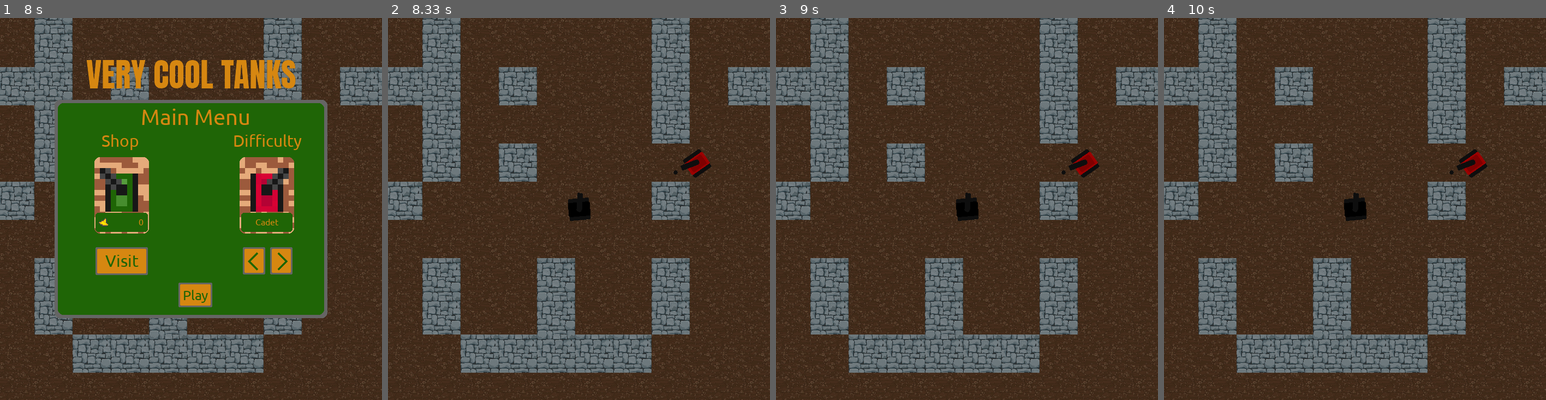
Above: before the commit, frames 1-4 (left to right).
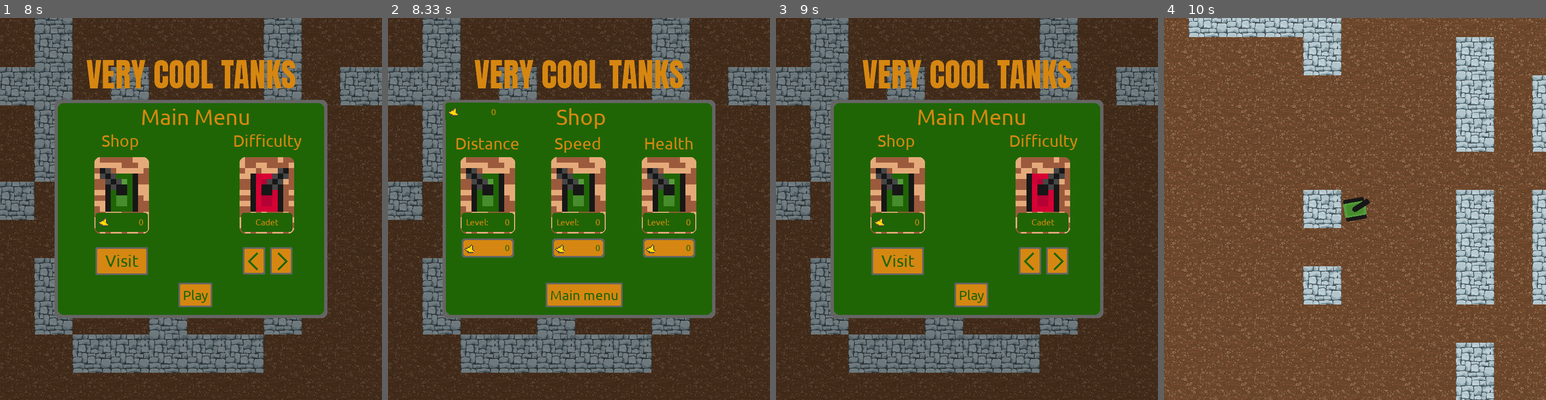
Above: after the commit, the same moments.

Repository: Camleaf/ICS3U
Game: pygame game, started from U3/main.py
The game is run twice, just before and just after one commit, with the same random seed, the same clock (stepped at 60 frames per second) and the same inputs.
Inputs (mouse positions are in pixels of both pictures, inside the frame that each line leads up to):
- Up to frame 1 (8 s): click (191, 289) at 0.38 s; click (194, 293) at 0.72 s; hold D 1-1.47 s; move the mouse to (313, 197) at 1.03 s; hold W 1.5-1.8 s; move the mouse to (99, 212) at 1.53 s; hold D 1.83-2.3 s; move the mouse to (229, 293) at 1.87 s; hold A 2.33-2.87 s; move the mouse to (72, 296) at 2.37 s; hold S 2.9-3.2 s; move the mouse to (248, 75) at 2.93 s; hold A 3.23-3.63 s; move the mouse to (332, 342) at 3.27 s; hold W 3.67-4.03 s; move the mouse to (236, 243) at 3.7 s; hold D 4.07-4.7 s; move the mouse to (198, 79) at 4.1 s; click (194, 293) at 5.18 s; click (282, 262) at 5.52 s; click (290, 270) at 5.85 s; click (252, 262) at 6.68 s
- Up to frame 2 (8.33 s): click (510, 262) at 8.02 s
- Up to frame 3 (9 s): click (970, 293) at 8.35 s
- Up to frame 4 (10 s): click (1358, 293) at 9.18 s; hold A 9.47-9.93 s; move the mouse to (1435, 159) at 9.5 s; hold D from 9.97 s (still down)

Frame 1 is identical in both runs. In frame 2, 43% of the frame differs, in the area x 14-86%, y 11-79%; in frame 3, 43%; in frame 4, 93%, in the area x 0-100%, y 0-100%.

Commit message:
start on shop NOT FUNCTIONAL YET

Diff:
--- a/U3/utils/menu/frames.py
+++ b/U3/utils/menu/frames.py
@@ -125,6 +125,17 @@
     window.pack(image, (173,255), ID="ShopImage")
 
     label = mu.Label(window,
+                    "0",
+                    text_centre='right',
+                    width=80,
+                    text_size=16,
+                    text_color=LIGHT_ORANGE,
+                    border_width=0,
+                    background_color=VERY_DARK_PICKLE_GREEN
+    )
+    window.pack(label, (175,357), ID="GoldNum")
+
+    label = mu.Label(window,
                     "Civilian",
                     text_centre='centre',
                     width=78,
@@ -135,16 +146,6 @@
     )
     window.pack(label, (442,357), ID="DifficultyText")
     # still need to create a lot of function
-    label = mu.Label(window,
-                    "0",
-                    text_centre='right',
-                    width=80,
-                    text_size=16,
-                    text_color=LIGHT_ORANGE,
-                    border_width=0,
-                    background_color=VERY_DARK_PICKLE_GREEN
-    )
-    window.pack(label, (175,357), ID="GoldNum")
 
     image = mu.Image(window, image_path=os.path.join(os.getcwd(),'assets','images','Gold.png'),width=20,height=20)
     window.pack(image, (180, 364), ID="GoldImage")
@@ -305,5 +306,104 @@
     background = mu.Background(window, width=GAME_BASE, height=GAME_HEIGHT, border_width=3, corner_radius=2,background_color=BLACK,border_color=BLACK,alpha=100)
     window.pack(background, (0,0))
 
-
+    background = mu.Background(window, width=500, height=400, border_width=6, corner_radius=10,background_color=VERY_DARK_PICKLE_GREEN,border_color=OFF_GREY,alpha=255)
+    window.pack(background, (100,150))
+
+    grid = mu.Grid(columns=10, rows=10, columnwidth=50,rowheight=50)
+
+    # title
+    window.set_font_file(os.path.join(f'{os.getcwd()}','assets','titleFont.ttf')) # switch to title font for the title
+    label = mu.Label(window, "VERY COOL TANKS", width=1000, text_size=60, text_color=LIGHT_ORANGE,background_alpha=0)
+    grid.pack(label, row=0, column=1, columnspan=8, ID="Title")
+    window.set_font_file(os.path.join(f'{os.getcwd()}','assets','gameFont.ttf'))
+
+    label = mu.Label(window, "Shop", width=300, text_size=40, border_width=0, text_color=LIGHT_ORANGE, background_alpha=0)
+    grid.pack(label, row=2, column=4, columnspan=8, ID="WelcomeLabel")
+    # end title
+
+    # gold text
+    label = mu.Label(window,
+                    "0",
+                    text_centre='right',
+                    width=85,
+                    text_size=16,
+                    text_color=LIGHT_ORANGE,
+                    border_width=0,
+                    background_color=VERY_DARK_PICKLE_GREEN
+    )
+    window.pack(label, (105,155), ID="GoldNum")
+
+    image = mu.Image(window, image_path=os.path.join(os.getcwd(),'assets','images','Gold.png'),width=20,height=20)
+    window.pack(image, (110, 162), ID="GoldImage")
+    # end gold text
+    window.create_link("GoldNum", linked_id="GoldImage", backward=False)
+
+    # put buttons
+    start_coord = ((133,255),(135,404),(140, 413), (135,357),(112,205))
+    x_gap = 166
+    coords = [[(x+x_gap*i,y) for x,y in start_coord] for i in range(3)]
+    fl = [
+        ['Distance', os.path.join(os.getcwd(),'assets','images','Shop.png'), coords[0]],
+        ['Speed', os.path.join(os.getcwd(),'assets','images','Shop.png'), coords[1]],
+        ['Health', os.path.join(os.getcwd(),'assets','images','Shop.png'), coords[2]],
+    ]
+    for cost_ID, image_link, coords in fl:
+        image = mu.Image(window, image_path=image_link, width=100, height=140)
+        window.pack(image, coords[0], ID=cost_ID+"Image")
+
+        label = mu.Button(window,
+                        command=menu.switch_frame, # change this later
+                        args= ("shop",),
+                        text = "0",
+                        text_centre='right',
+                        width=80,
+                        text_size=16,
+                        text_color=VERY_DARK_PICKLE_GREEN,
+                        border_width=3,
+                        background_color=LIGHT_ORANGE
+        )
+        window.pack(label, coords[1], ID=cost_ID+"Cost")
+        image = mu.Image(window, image_path=os.path.join(os.getcwd(),'assets','images','Gold.png'),width=20,height=20)
+        window.pack(image, coords[2], ID=cost_ID+"GoldImage")
+
+        window.create_link(cost_ID+"Cost", linked_id=cost_ID+"GoldImage", backward=False)
+
+        label = mu.Label(window,
+                        text = "0",
+                        text_centre='right',
+                        width=80,
+                        text_size=16,
+                        text_color=LIGHT_ORANGE,
+                        border_width=0,
+                        background_color=VERY_DARK_PICKLE_GREEN
+        )
+        window.pack(label, coords[3], ID=cost_ID+"LevelNum")
+        label = mu.Label(window,
+                        text = "Level:",
+                        text_centre='left',
+                        width=80,
+                        text_size=16,
+                        text_color=LIGHT_ORANGE,
+                        border_width=0,
+                        background_alpha=0
+        )
+
+        window.pack(label, coords[3], ID=cost_ID+"LevelText")
+        window.create_link(cost_ID+"LevelNum", linked_id=cost_ID+"LevelText", backward=False)
+        label = mu.Label(window,
+                    cost_ID,
+                    text_centre="centre",
+                    width=124,
+                    text_size=30,
+                    text_color=LIGHT_ORANGE,
+                    background_alpha=0
+        )
+        window.pack(label,coords[4], ID=cost_ID + 'label')
+    # end buttons
+
+
+    button = mu.Button(window, "Main menu", command=menu.switch_frame, args=("main",), width=-1, text_size=25, border_width=3, corner_radius=2, border_color=OFF_GREY, background_color=LIGHT_ORANGE, text_color=VERY_DARK_PICKLE_GREEN)
+    window.pack(button, (289,485), ID="ContinueButton")
+
+    window.pack(grid, (100,50))
     window.save_frame("shop", flush=True)
